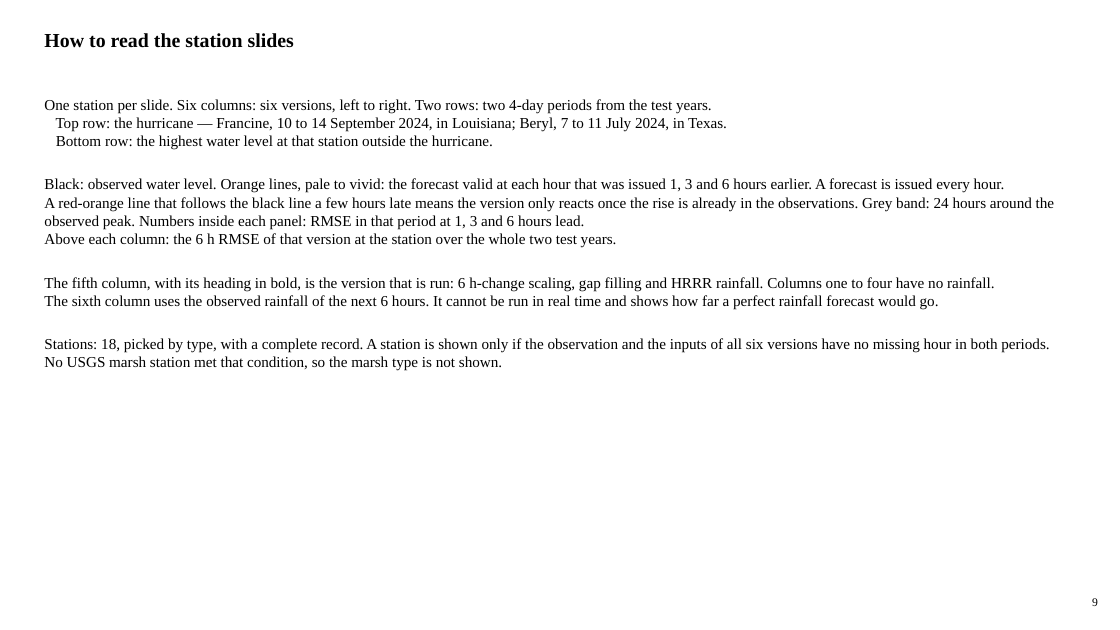
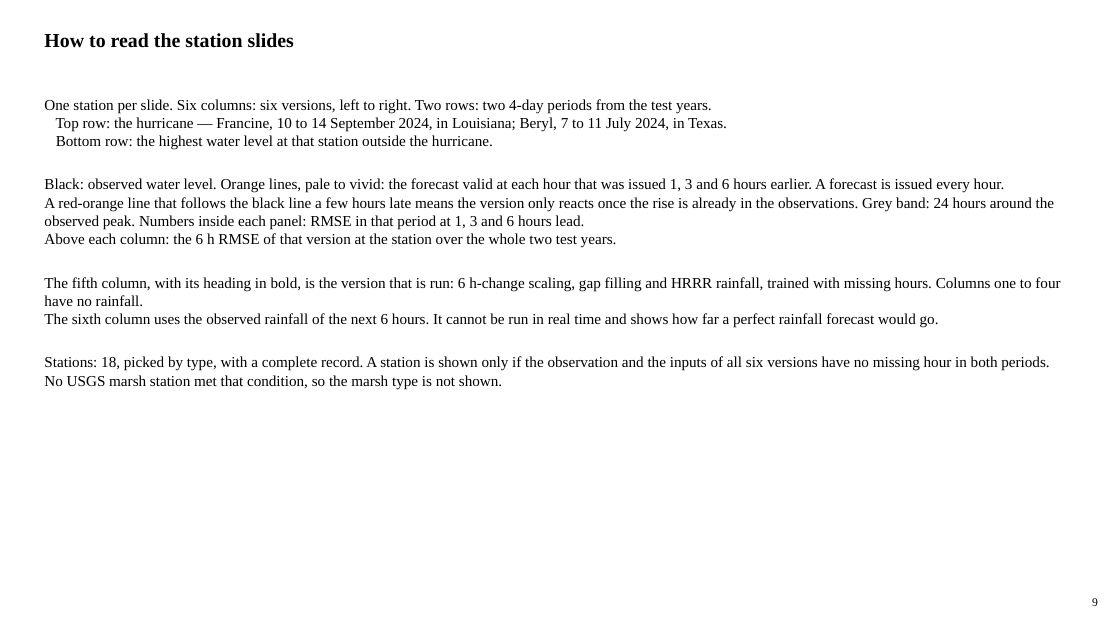
Before and after one commit to LaurenW1997/subdomainLSTM, a slide deck: slide 9 of deliverables/17_versions/version_comparison.pptx. Drawn at 1120x630 pixels with LibreOffice and Linux fonts; fonts in the diff are those of the drawing. Boxes give left, top, right and bottom in pixels: in the first picture for what was removed or moved away, otherwise in the second. Text is boxed around its words. In the diff, an @@ line names an element or a change of style, - is before the commit and + after.

```diff
--- a/deliverables/17_versions/version_comparison.pptx
+++ b/deliverables/17_versions/version_comparison.pptx
@@ text at (x1=44, y1=277, x2=1060, y2=306): text changed @@
-The fifth column, with its heading in bold, is the version that is run: 6 h-change scaling, gap filling and HRRR rainfall. Columns one to four have no rainfall.
+The fifth column, with its heading in bold, is the version that is run: 6 h-change scaling, gap filling and HRRR rainfall, trained with missing hours. Columns one to four have no rainfall.
```
Also in this commit, not shown: 3 other slides changed, 29 other files.
